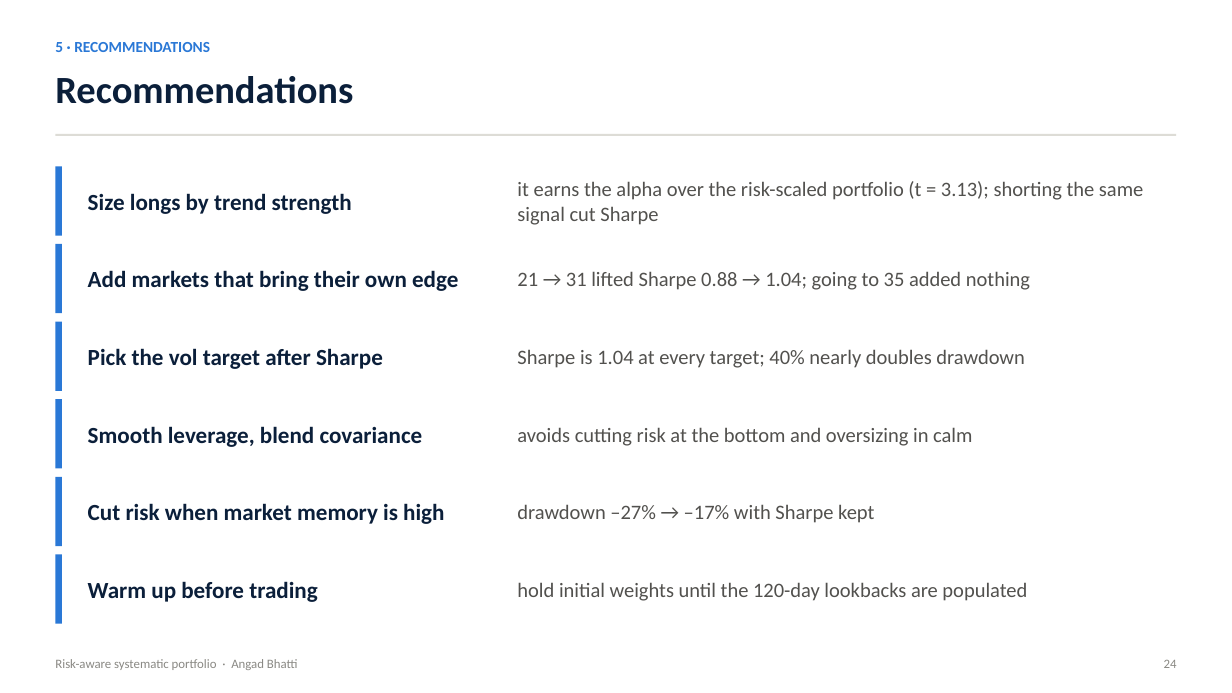
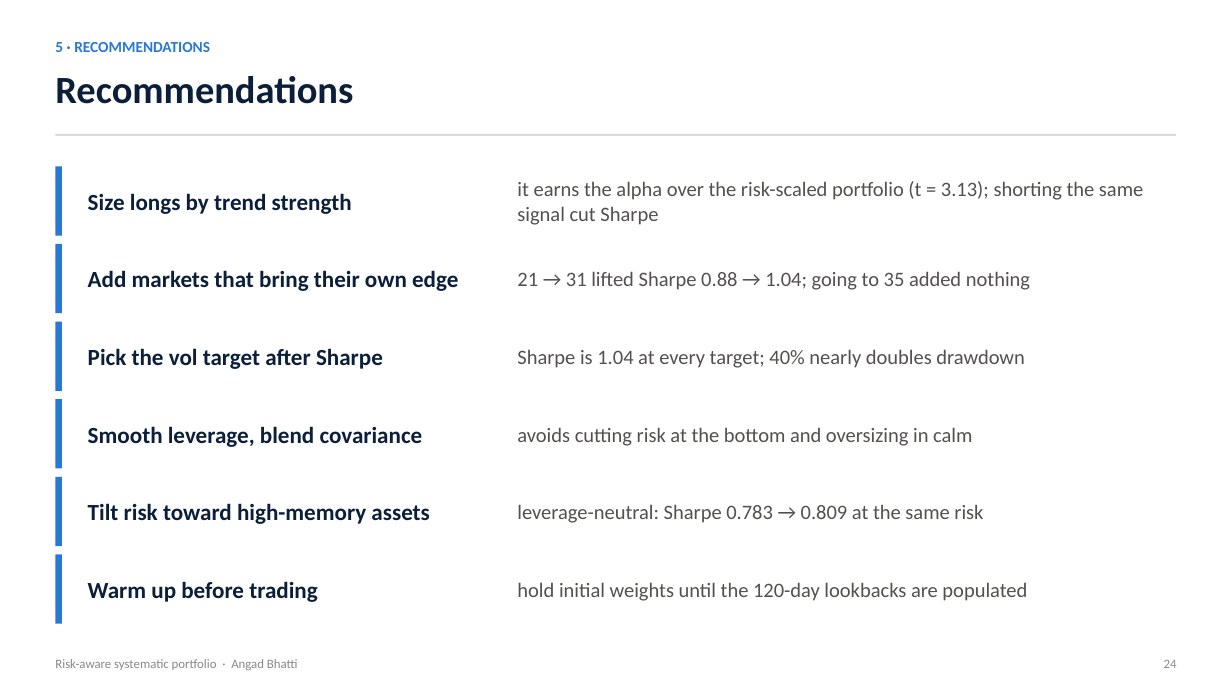
Before and after one commit to Abhatti-123123/carver, a slide deck: slide 24 of carver_presentation.pptx. Drawn at 1232x693 pixels with LibreOffice and Linux fonts; fonts in the diff are those of the drawing. Boxes give left, top, right and bottom in pixels: in the first picture for what was removed or moved away, otherwise in the second. Text is boxed around its words. In the diff, an @@ line names an element or a change of style, - is before the commit and + after.

```diff
--- a/carver_presentation.pptx
+++ b/carver_presentation.pptx
@@ text at (x1=88, y1=503, x2=429, y2=524): text changed @@
-Cut risk when market memory is high
+Tilt risk toward high-memory assets
@@ text at (x1=517, y1=504, x2=983, y2=523): text changed @@
-drawdown –27% → –17% with Sharpe kept
+leverage-neutral: Sharpe 0.783 → 0.809 at the same risk
```
Also in this commit, not shown: 12 other slides changed, 1 slide added, 1 slide removed, 4 other files.
